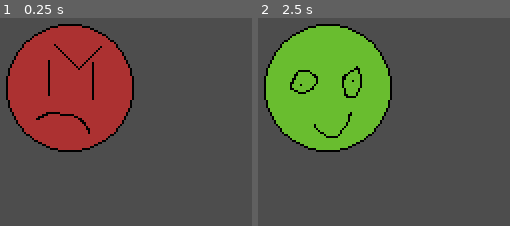
Above: before the commit, frames 1-2 (left to right).
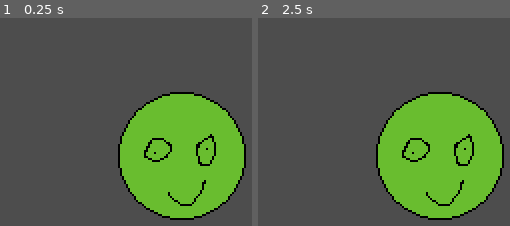
Above: after the commit, the same moments.

Repository: FawnTheDog/wario_ware_game
Game: Godot game, scene res://nodes/main.tscn
Same seed, same stepped clock (60 frames per second), same inputs: the game is played once before the commit and once after it.
Inputs (mouse positions are in pixels of both pictures, inside the frame that each line leads up to):
- Up to frame 1 (0.25 s): no input
- Up to frame 2 (2.5 s): tap Enter at 0.5, 2 s; move the mouse to (469, 70) at 0.52 s; hold Right 0.53-1.28 s; click (469, 70) at 0.6 s; tap Space at 1.25 s; move the mouse to (outside the picture) at 1.27 s; hold Down 1.28-2.03 s; click (outside the picture) at 1.35 s; move the mouse to (outside the picture) at 2.02 s; hold Right from 2.03 s (still down); tap Alt at 2.1 s; click (outside the picture) at 2.3 s

The runs differ from the first frame. In frame 1, 49% of the frame differs, in the area x 2-98%, y 2-98%; in frame 2, 49%.

Commit message:
lolol it failed to load again
why does this keep happeneing?

Diff:
--- a/nodes/main.tscn
+++ b/nodes/main.tscn
@@ -1,8 +1,20 @@
 [gd_scene format=3 uid="uid://dg5p1f4lcj6to"]
 
 [ext_resource type="PackedScene" uid="uid://dygfh7v5tpy0k" path="res://nodes/smile.tscn" id="1_xpfdc"]
+[ext_resource type="Script" uid="uid://mdswcgr62j7h" path="res://scripts/collision_shape_2d.gd" id="2_a3ry3"]
+
+[sub_resource type="CircleShape2D" id="CircleShape2D_xpfdc"]
+radius = 1.0
 
 [node name="main" type="Node2D" unique_id=686451725]
 
-[node name="smile_game" parent="." unique_id=2019051514 instance=ExtResource("1_xpfdc")]
-position = Vector2(160, 90)
+[node name="smile" parent="." unique_id=2019051514 instance=ExtResource("1_xpfdc")]
+position = Vector2(45, 25)
+
+[node name="mouse" type="Area2D" parent="." unique_id=290823113]
+collision_layer = 2
+collision_mask = 0
+
+[node name="CollisionShape2D" type="CollisionShape2D" parent="mouse" unique_id=2063094146]
+shape = SubResource("CircleShape2D_xpfdc")
+script = ExtResource("2_a3ry3")
--- a/nodes/smile.tscn
+++ b/nodes/smile.tscn
@@ -7,6 +7,8 @@
 radius = 34.0
 
 [node name="smile" type="Area2D" unique_id=2019051514]
+collision_layer = 0
+collision_mask = 2
 script = ExtResource("1_sfrxj")
 
 [node name="Sprite2D" type="Sprite2D" parent="." unique_id=1309886821]
@@ -15,3 +17,5 @@
 
 [node name="CollisionShape2D" type="CollisionShape2D" parent="." unique_id=271280052]
 shape = SubResource("CircleShape2D_b0uw2")
+
+[node name="cooldown" type="Timer" parent="." unique_id=1721031710]
--- /dev/null
+++ b/scripts/collision_shape_2d.gd
@@ -0,0 +1,11 @@
+extends CollisionShape2D
+
+
+# Called when the node enters the scene tree for the first time.
+func _ready() -> void:
+	pass # Replace with function body.
+
+
+# Called every frame. 'delta' is the elapsed time since the previous frame.
+func _process(delta: float) -> void:
+	global_position = get_global_mouse_position()
--- a/scripts/smile.gd
+++ b/scripts/smile.gd
@@ -1,18 +1,29 @@
 extends Area2D
 
 @onready var sprite: Sprite2D = $Sprite2D
+@onready var cooldown: Timer = $cooldown
+var frames = [0,1,1,1]
 
+func position():
+	sprite.frame = frames[randf_range(0,3)]
+	global_position.x = randf_range(320, 0)
+	global_position.y = randf_range(180, 0 )
+	print(global_position)
+	cooldown.start()
 
 func _ready() -> void:
-	pass
-	#global_position.x = randf_range(320,-320)
-	#global_position.y = randf_range(180,-180)
-
+	position()
 
 
 func _physics_process(delta: float) -> void:
-	if Input.is_action_just_pressed("click"):
+	if Input.is_action_just_pressed("click") and self.has_overlapping_areas():
 		if sprite.frame == 0:
-			sprite.frame = 1
+			pass
+			#score -= 1
 		else:
-			sprite.frame = 0
+			pass
+			#score += 1
+		position()
+	if cooldown.time_left == 0:
+		position()
+		cooldown.start()
Not shown, added: scripts/collision_shape_2d.gd.uid
Not shown, added: nodes/smile.tscn1184721986.tmp
Not shown, added: nodes/smile.tscn1190090919.tmp
